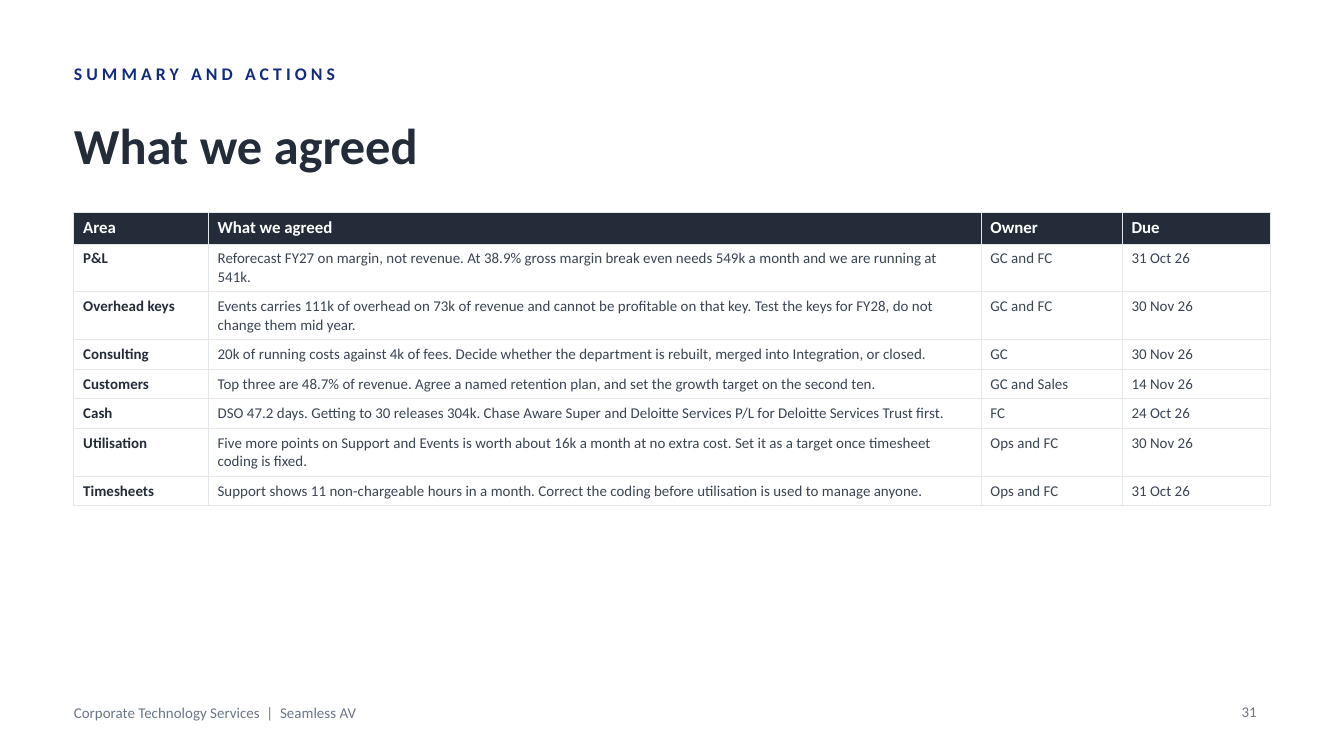
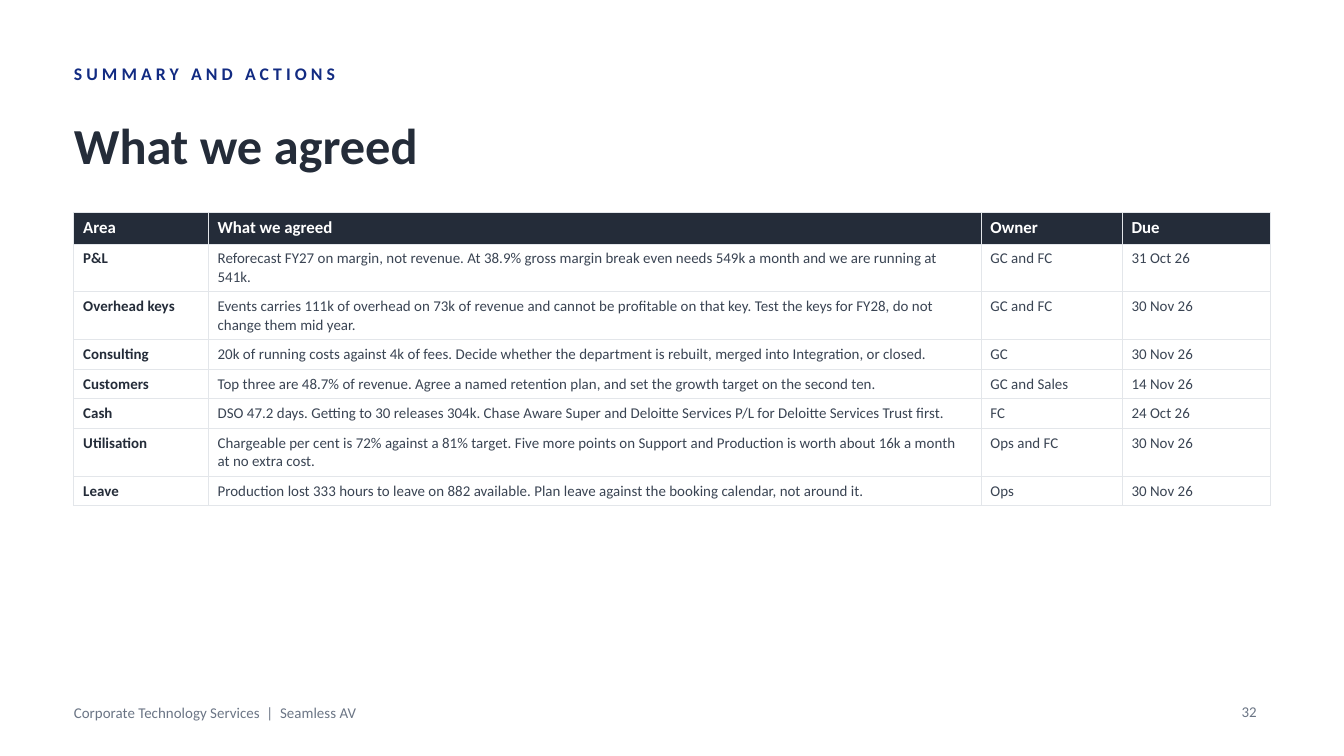
Before and after one commit to WesleyNelson-O33/Claude, a slide deck: slide 32 of deck/CTS Monthly Business Review - September 2026.pptx (slide 31 before the commit). Drawn at 1344x756 pixels with LibreOffice and Linux fonts; fonts in the diff are those of the drawing. Boxes give left, top, right and bottom in pixels: in the first picture for what was removed or moved away, otherwise in the second. Text is boxed around its words. In the diff, an @@ line names an element or a change of style, - is before the commit and + after.

```diff
--- a/deck/CTS Monthly Business Review - September 2026.pptx
+++ b/deck/CTS Monthly Business Review - September 2026.pptx
@@ table at (74,212,1270,503) @@
-row 7, column 2: Five more points on Support and Events is worth about 16k a month at no extra cost. Set it as a target once timesheet coding is fixed.
+row 7, column 2: Chargeable per cent is 72% against a 81% target. Five more points on Support and Production is worth about 16k a month at no extra cost.
-row 8: Timesheets | Support shows 11 non-chargeable hours in a month. Correct the coding before utilisation is used to manage anyone. | Ops and FC | 31 Oct 26
+row 8: Leave | Production lost 333 hours to leave on 882 available. Plan leave against the booking calendar, not around it. | Ops | 30 Nov 26
@@ page number at (1242,707,1257,717): text changed @@
-31
+32
```
Also in this commit, not shown: 4 other slides changed, 1 slide added, 19 other files.
